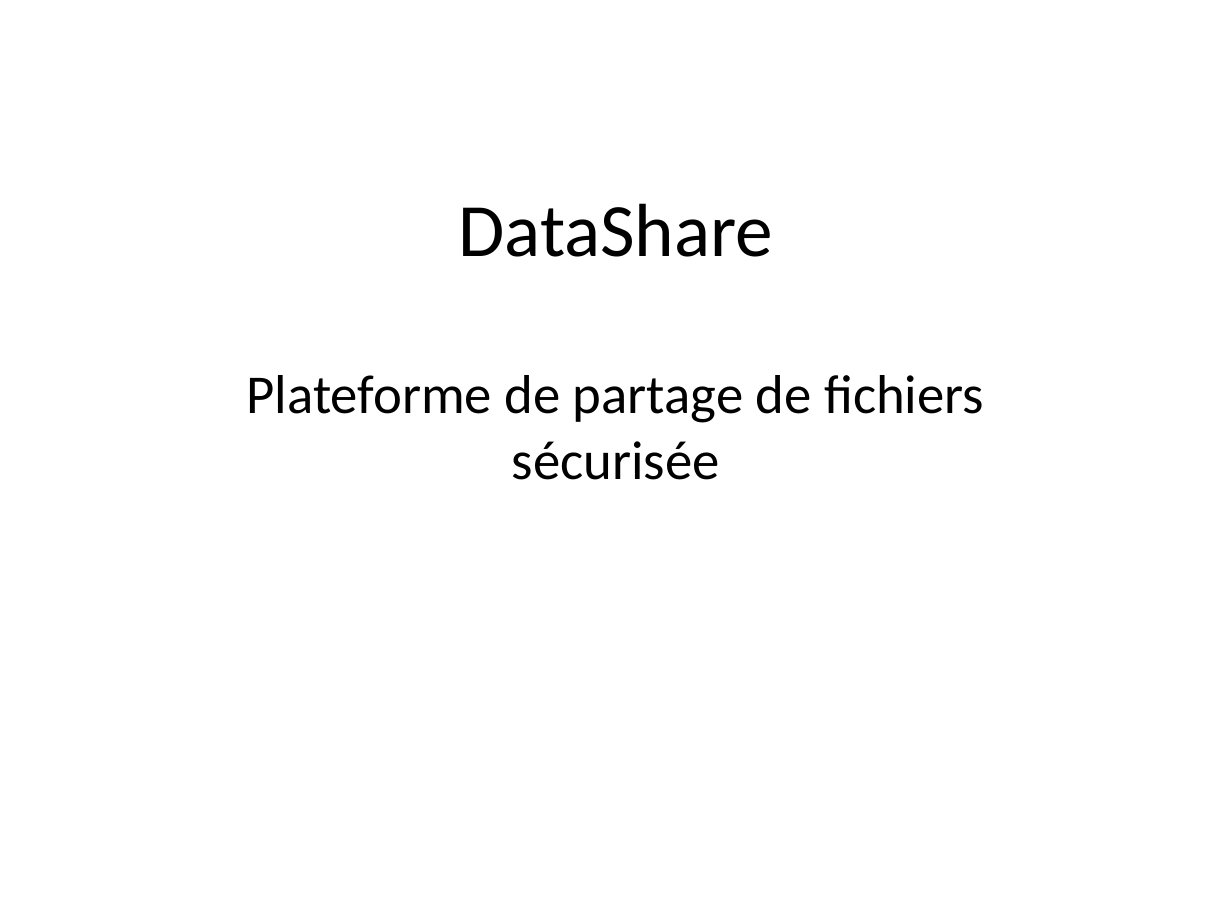
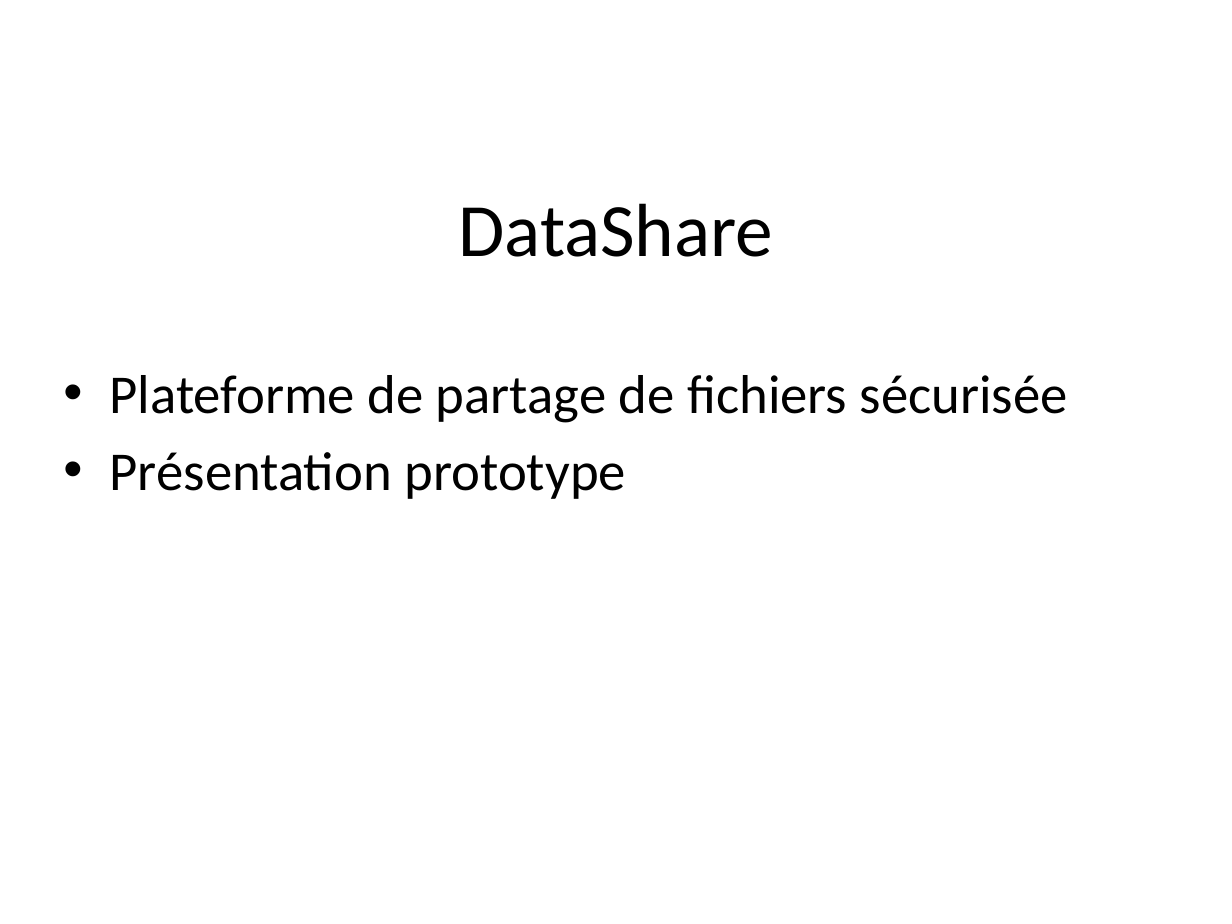
Before and after one commit to Abderrazzak20/Projet3_datashare, a slide deck: slide 1 of DataShare_Presentation.pptx. Drawn at 1232x924 pixels with LibreOffice and Linux fonts; fonts in the diff are those of the drawing. Boxes give left, top, right and bottom in pixels: in the first picture for what was removed or moved away, otherwise in the second. Text is boxed around its words. In the diff, an @@ line names an element or a change of style, - is before the commit and + after.

```diff
--- a/DataShare_Presentation.pptx
+++ b/DataShare_Presentation.pptx
@@ subtitle "Plateforme de partage de fichiers ...": place and size @@
-subtitle "Plateforme de partage de fichiers ..." at (247,375,984,480)
+subtitle "Plateforme de partage de fichiers ..." at (110,375,1068,499)
@@ subtitle at (110,375,1068,423): alignment centre to left; bullet none to • @@
@@ subtitle at (110,452,626,499): paragraph added @@
+• Présentation prototype
```
Also in this commit, not shown: 4 other slides changed, 6 slides added, 4 slides removed.
